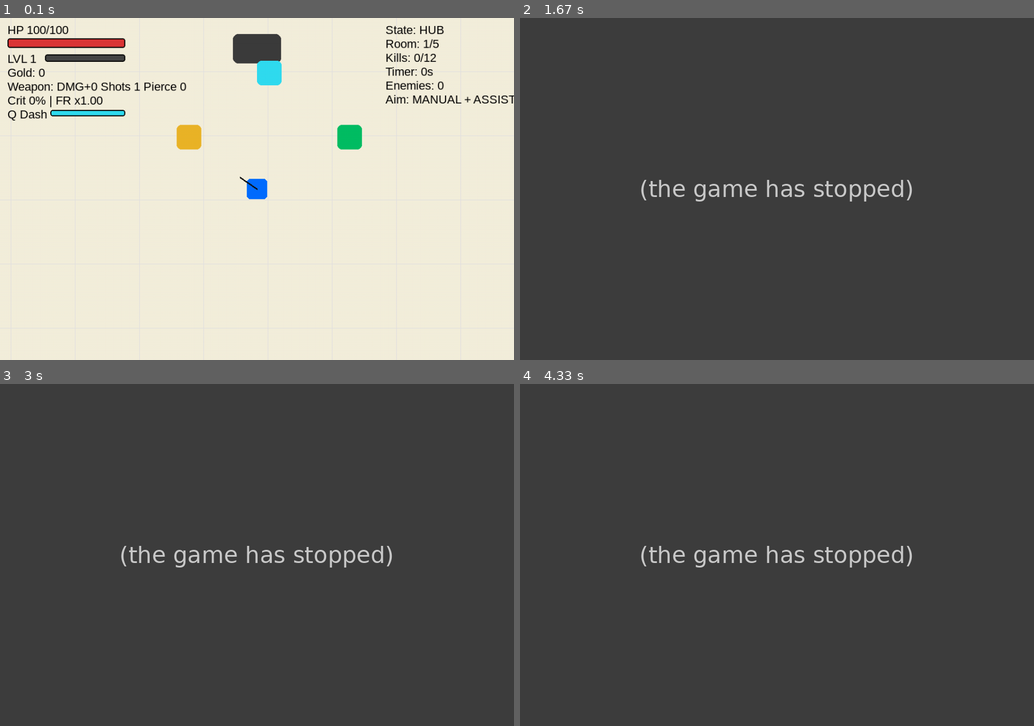
Above: before the commit, frames 1-4 (two rows, left to right).
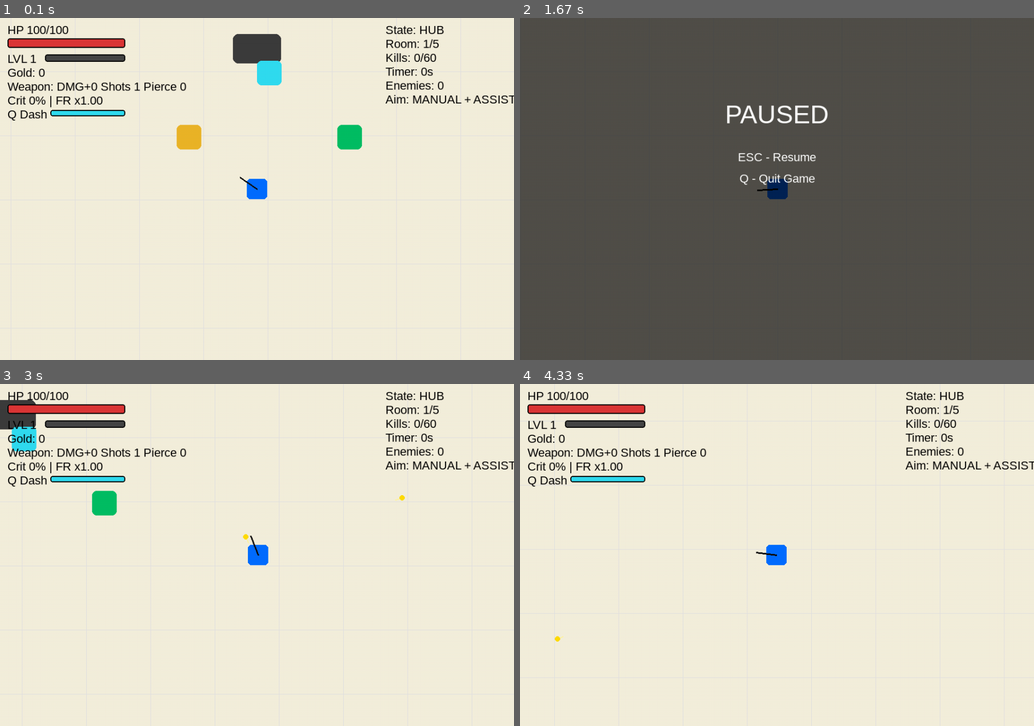
Above: after the commit, the same moments.

Repository: moony86/pygame_rpg_v5_perks_boss
Game: pygame game, started from main.py
The game is run twice, just before and just after one commit, with the same random seed, the same clock (stepped at 60 frames per second) and the same inputs.
Inputs (mouse positions are in pixels of both pictures, inside the frame that each line leads up to):
- Up to frame 1 (0.1 s): no input
- Up to frame 2 (1.67 s): press the mouse at (941, 178) at 0.37 s; move the mouse to (859, 195) at 0.47 s; release the mouse at (777, 209) at 0.6 s; hold - 0.67-1.13 s; hold D 0.67-1.13 s; click (638, 199) at 0.75 s; hold Esc from 1.22 s (still down); hold D from 1.22 s (still down); click (597, 288) at 1.3 s
- Up to frame 3 (3 s): release Esc at 1.68 s; release D at 1.68 s; hold Esc 1.77-2.23 s; hold D 1.77-2.23 s; hold = 2.32-2.78 s; hold D 2.32-2.78 s; click (359, 527) at 2.4 s; hold D from 2.87 s (still down); click (215, 445) at 2.95 s
- Up to frame 4 (4.33 s): release D at 3.33 s; hold W 3.42-3.72 s; click (622, 438) at 3.5 s; hold D 3.75-4.22 s; click (581, 650) at 3.83 s; hold A from 4.25 s (still down); move the mouse to (638, 537) at 4.28 s

The runs differ from the first frame. In frame 1, less than 0.1% of the frame differs, in the area x 82-85%, y 10-13%; in frame 2, 1.9%; in frame 3, 99%; in frame 4, 99%, in the area x 0-100%, y 0-100%.
Before the commit the program exited at 1.22 s; later frames show no game.

Commit message:
feat: implement audio system and event-driven architecture, add game sound assets

Diff:
--- /dev/null
+++ b/Audio Upgrade TODO.txt
@@ -0,0 +1,47 @@
+Audio Upgrade TODO
+
+[ ] 1. Event System
+    - إنشاء systems/event_system.py
+    - إضافة emit(event_name, data)
+    - إضافة subscribe(event_name, handler)
+    - الهدف: أي شيء يحصل في اللعبة يرسل حدث بدل ما نستدعي الصوت يدوياً من كل مكان.
+
+[ ] 2. Audio Manager خارجي
+    - تعديل/استبدال systems/audio_system.py
+    - تحميل ملفات wav/ogg من assets/sounds
+    - عدم كسر اللعبة لو ملف صوت ناقص
+    - دعم play("shoot") و play_music("combat")
+
+[ ] 3. Assets Folder
+    - إنشاء:
+      assets/
+        sounds/
+        music/
+    - وضع ملفات الصوت داخلها لاحقاً.
+
+[ ] 4. Sounds WAV/OGG
+    - shoot.wav
+    - hit.wav
+    - enemy_death.wav
+    - dash.wav
+    - level_up.wav
+    - room_clear.wav
+    - boss_spawn.wav
+    - boss_phase.wav
+    - menu_select.wav
+    - hub.ogg
+    - combat.ogg
+    - boss.ogg
+
+[ ] 5. ربط الأصوات بالأحداث
+    - enemy_hit -> hit.wav
+    - enemy_killed -> enemy_death.wav
+    - player_shoot -> shoot.wav
+    - player_dash -> dash.wav
+    - level_up -> level_up.wav
+    - room_cleared -> room_clear.wav
+    - boss_spawned -> boss_spawn.wav
+    - boss_phase_changed -> boss_phase.wav
+    - state_changed_to_hub -> hub music
+    - state_changed_to_room -> combat music
+    - state_changed_to_boss -> boss music
--- /dev/null
+++ b/config.py
@@ -0,0 +1,22 @@
+CONFIG = {
+    "master_volume": 0.7,
+    "sfx_volume": 0.7,
+    "music_volume": 0.45,
+    "sfx_enabled": True,
+    "music_enabled": True,
+    "show_fps": True,
+    "screen_shake": True,
+    "aim_assist": True,
+
+    "sound_volumes": {
+        "shoot": 0.22,
+        "hit": 0.45,
+        "enemy_death": 0.55,
+        "dash": 0.45,
+        "level_up": 0.65,
+        "room_clear": 0.65,
+        "boss_spawn": 0.75,
+        "boss_phase": 0.75,
+        "menu_select": 0.35,
+    },
+}
--- a/game.py
+++ b/game.py
@@ -24,6 +24,7 @@
     draw_shop_hint,
     draw_perk_select,
     draw_room_banner,
+    draw_pause_menu,
 )
 from systems.collision_system import CollisionSystem
 from systems.world_utils import (
@@ -35,6 +36,8 @@
 from systems.shooting_system import ShootingSystem
 from systems.boss_attack_system import BossAttackSystem
 from systems.scene_system import enter_hub, enter_room, enter_boss
+from systems.event_system import EventSystem
+from config import CONFIG
 from data.dialogues import DIALOGUES
 
 
@@ -42,7 +45,10 @@
     def __init__(self):
         pygame.init()
         pygame.display.set_caption("Blue Cube v5")
-        self.screen = pygame.display.set_mode((SCREEN_WIDTH, SCREEN_HEIGHT))
+        self.screen = pygame.display.set_mode(
+            (SCREEN_WIDTH, SCREEN_HEIGHT),
+            pygame.RESIZABLE
+        )
         self.clock = pygame.time.Clock()
 
         self.font = pygame.font.SysFont("Arial", 22)
@@ -62,6 +68,12 @@
         self.effects = EffectsSystem()
         self.audio = AudioSystem()
         self.collision = CollisionSystem()
+        self.events = EventSystem()
+        self.shooting = ShootingSystem()
+        self.boss_attacks = BossAttackSystem()
+
+        self.setup_event_listeners()
+
 
         self.npcs = []
         self.portal_rect = pygame.Rect(MAP_SIZE // 2 - 45, MAP_SIZE // 2 - 170, 90, 55)
@@ -72,13 +84,24 @@
         self.room_number = 1
         self.room_kills = 0
         self.total_kills = 0
-        self.shooting = ShootingSystem()
         self.message = ""
 
         self.reset_run()
 
-        self.boss_attacks = BossAttackSystem()
-
+
+    def setup_event_listeners(self):
+        self.events.subscribe("player_shoot", lambda data: self.audio.play("shoot"))
+        self.events.subscribe("player_dash", lambda data: self.audio.play("dash"))
+        self.events.subscribe("enemy_hit", lambda data: self.audio.play("hit"))
+        self.events.subscribe("enemy_killed", lambda data: self.audio.play("enemy_death"))
+        self.events.subscribe("level_up", lambda data: self.audio.play("level_up"))
+        self.events.subscribe("room_cleared", lambda data: self.audio.play("room_clear"))
+        self.events.subscribe("boss_spawned", lambda data: self.audio.play("boss_spawn"))
+        self.events.subscribe("boss_phase_changed", lambda data: self.audio.play("boss_phase"))
+
+        self.events.subscribe("state_hub", lambda data: self.audio.play_music("hub.ogg"))
+        self.events.subscribe("state_room", lambda data: self.audio.play_music("combat.ogg"))
+        self.events.subscribe("state_boss", lambda data: self.audio.play_music("boss.ogg"))
 
     def reset_run(self):
         self.player.reset()
@@ -88,6 +111,7 @@
         self.message = ""
         self.effects.reset()
         enter_hub(self)
+        self.events.emit("run_started")
 
     def open_perk_select_if_needed(self):
         if self.player.pending_level_ups > 0 and self.state in (GameState.HUB, GameState.ROOM, GameState.BOSS):
@@ -103,12 +127,38 @@
 
             if event.type == pygame.KEYDOWN:
                 if event.key == pygame.K_ESCAPE:
-                    self.quit()
+                    if self.state in (GameState.ROOM, GameState.BOSS, GameState.HUB):
+                        self.previous_state = self.state
+                        self.state = GameState.PAUSED
+                    elif self.state == GameState.PAUSED:
+                        self.state = self.previous_state
+                    else:
+                        self.quit()
 
                 if self.state == GameState.MENU:
                     if event.key == pygame.K_RETURN:
                         self.reset_run()
                         self.state = GameState.HUB
+
+                elif self.state == GameState.PAUSED:
+                    if event.key == pygame.K_q:
+                        self.quit()
+
+                elif event.key == pygame.K_LEFTBRACKET:
+                    CONFIG["music_volume"] = max(0.0, CONFIG["music_volume"] - 0.05)
+                    self.audio.apply_volumes()
+
+                elif event.key == pygame.K_RIGHTBRACKET:
+                    CONFIG["music_volume"] = min(1.0, CONFIG["music_volume"] + 0.05)
+                    self.audio.apply_volumes()
+
+                elif event.key == pygame.K_MINUS:
+                    CONFIG["sfx_volume"] = max(0.0, CONFIG["sfx_volume"] - 0.05)
+                    self.audio.apply_volumes()
+
+                elif event.key == pygame.K_EQUALS:
+                    CONFIG["sfx_volume"] = min(1.0, CONFIG["sfx_volume"] + 0.05)
+                    self.audio.apply_volumes()
 
                 elif self.state in (GameState.GAME_OVER, GameState.WIN):
                     if event.key == pygame.K_RETURN:
@@ -169,7 +219,11 @@
         self.player.update(dt, self.collision.get_colliders())
 
         if pygame.mouse.get_pressed()[0]:
-            self.shooting.try_shoot(self.player, self.projectiles, self.audio)
+            did_shoot = self.shooting.try_shoot(self.player, self.projectiles, self.audio)
+            if did_shoot:
+                self.events.emit("player_shoot", {
+                    "player": self.player
+                })
 
         if self.state == GameState.ROOM:
             self.rooms.update(dt)
@@ -298,6 +352,16 @@
 
             self.dialogue.draw(self.screen)
 
+        elif self.state == GameState.PAUSED:
+            draw_world_background(
+                self.screen,
+                self.camera,
+                hub=self.previous_state == GameState.HUB,
+                room_type=self.rooms.room_type,
+            )
+            self.player.draw(self.screen, self.camera)
+            draw_pause_menu(self.screen, self.big_font, self.font)
+
         elif self.state == GameState.GAME_OVER:
             draw_end_screen(self.screen, self.big_font, self.font, "GAME OVER", f"Rooms reached: {self.room_number} | Total kills: {self.total_kills}")
 
--- a/settings.py
+++ b/settings.py
@@ -40,16 +40,16 @@
 JUMPER_ATTACK_COOLDOWN = 3.1
 JUMPER_DAMAGE = 18
 
-BOSS_HEALTH = 900
-BOSS_SPEED = 78
-BOSS_DAMAGE = 18
-BOSS_XP_REWARD = 240
-BOSS_GOLD_REWARD = 90
+BOSS_HEALTH = 1800
+BOSS_SPEED = 156
+BOSS_DAMAGE = 36
+BOSS_XP_REWARD = 480
+BOSS_GOLD_REWARD = 180
 
 INTERACTION_DISTANCE = 95
 ROOMS_TO_BOSS = 5
-ROOM_KILLS_REQUIRED = 12
-SURVIVAL_ROOM_TIME = 35
+ROOM_KILLS_REQUIRED = 60
+SURVIVAL_ROOM_TIME = 60
 CURSE_REWARD_MULTIPLIER = 2
 
 SPAWN_INTERVAL_START = 1.45
--- a/systems/audio_system.py
+++ b/systems/audio_system.py
@@ -1,50 +1,108 @@
-import math
+from pathlib import Path
 import pygame
+
+from config import CONFIG
 
 
 class AudioSystem:
     def __init__(self):
         self.enabled = False
         self.sounds = {}
+        self.current_music = None
+
+        self.sounds_path = Path("assets/sounds")
+        self.music_path = Path("assets/music")
+
         try:
-            pygame.mixer.init(frequency=22050, size=-16, channels=1, buffer=512)
-            import numpy as np
-            self.np = np
+            pygame.mixer.init()
             self.enabled = True
-            self._build_sounds()
-        except Exception:
-            self.enabled = False
+        except Exception as error:
+            print(f"[Audio] Disabled: {error}")
+            return
 
-    def _tone(self, freq=440, duration=0.08, volume=0.25, wave="sine"):
-        np = self.np
-        sample_rate = 22050
-        t = np.linspace(0, duration, int(sample_rate * duration), False)
+        self.load_sounds()
 
-        if wave == "square":
-            audio = np.sign(np.sin(2 * np.pi * freq * t))
-        elif wave == "noise":
-            audio = np.random.uniform(-1, 1, len(t))
-        else:
-            audio = np.sin(2 * np.pi * freq * t)
+    def load_sounds(self):
+        sound_files = {
+            "shoot": "shoot.wav",
+            "hit": "hit.wav",
+            "enemy_death": "enemy_death.wav",
+            "dash": "dash.wav",
+            "level_up": "level_up.wav",
+            "room_clear": "room_clear.wav",
+            "boss_spawn": "boss_spawn.wav",
+            "boss_phase": "boss_phase.wav",
+            "menu_select": "menu_select.wav",
+        }
 
-        envelope = np.linspace(1, 0, len(t))
-        audio = audio * envelope * volume
-        arr = (audio * 32767).astype(np.int16)
-        return pygame.sndarray.make_sound(arr)
+        for name, filename in sound_files.items():
+            path = self.sounds_path / filename
 
-    def _build_sounds(self):
-        self.sounds["shoot"] = self._tone(720, 0.045, 0.18, "square")
-        self.sounds["hit"] = self._tone(210, 0.05, 0.20, "noise")
-        self.sounds["death"] = self._tone(120, 0.12, 0.25, "square")
-        self.sounds["level"] = self._tone(880, 0.18, 0.25, "sine")
-        self.sounds["room"] = self._tone(520, 0.25, 0.22, "sine")
-        self.sounds["boss"] = self._tone(90, 0.35, 0.35, "square")
-        self.sounds["dash"] = self._tone(480, 0.09, 0.22, "noise")
-        self.sounds["select"] = self._tone(620, 0.06, 0.18, "sine")
+            if not path.exists():
+                print(f"[Audio] Missing sound: {path}")
+                continue
+
+            try:
+                sound = pygame.mixer.Sound(str(path))
+                volume = CONFIG["master_volume"] * CONFIG["sfx_volume"] * CONFIG["sound_volumes"].get(name, 1.0)
+                sound.set_volume(volume)
+                self.sounds[name] = sound
+            except Exception as error:
+                print(f"[Audio] Failed loading {path}: {error}")
 
     def play(self, name):
         if not self.enabled:
             return
-        snd = self.sounds.get(name)
-        if snd:
-            snd.play()
+
+        if not CONFIG["sfx_enabled"]:
+            return
+
+        sound = self.sounds.get(name)
+
+        if sound:
+            sound.play()
+
+    def play_music(self, name, loops=-1):
+        if not self.enabled:
+            return
+
+        if not CONFIG["music_enabled"]:
+            return
+
+        if self.current_music == name:
+            return
+
+        path = self.music_path / name
+
+        if not path.exists():
+            print(f"[Audio] Missing music: {path}")
+            return
+
+        try:
+            pygame.mixer.music.load(str(path))
+            pygame.mixer.music.set_volume(CONFIG["music_volume"])
+            pygame.mixer.music.play(loops)
+            self.current_music = name
+        except Exception as error:
+            print(f"[Audio] Failed playing music {path}: {error}")
+
+    def stop_music(self):
+        if not self.enabled:
+            return
+
+        pygame.mixer.music.stop()
+        self.current_music = None
+
+    def apply_volumes(self):
+        for name, sound in self.sounds.items():
+            volume = (
+                CONFIG["master_volume"]
+                * CONFIG["sfx_volume"]
+                * CONFIG["sound_volumes"].get(name, 1.0)
+            )
+            sound.set_volume(volume)
+
+        if self.enabled:
+            pygame.mixer.music.set_volume(
+                CONFIG["master_volume"] * CONFIG["music_volume"]
+            )
--- /dev/null
+++ b/systems/event_system.py
@@ -0,0 +1,21 @@
+class EventSystem:
+    def __init__(self):
+        self.listeners = {}
+
+    def subscribe(self, event_name, handler):
+        if event_name not in self.listeners:
+            self.listeners[event_name] = []
+
+        self.listeners[event_name].append(handler)
+
+    def emit(self, event_name, data=None):
+        if data is None:
+            data = {}
+
+        handlers = self.listeners.get(event_name, [])
+
+        for handler in handlers:
+            handler(data)
+
+    def clear(self):
+        self.listeners.clear()
--- a/systems/scene_system.py
+++ b/systems/scene_system.py
@@ -21,6 +21,7 @@
     game.enemies.clear()
     game.projectiles.clear()
     game.enemy_bullets.clear()
+    game.events.emit("state_hub")
 
     game.npcs = [
         NPC(MAP_SIZE // 2 - 150, MAP_SIZE // 2, "Blacksmith", "blacksmith", "blacksmith_intro"),
@@ -43,6 +44,7 @@
     game.projectiles.clear()
     game.enemy_bullets.clear()
     game.room_kills = 0
+    game.events.emit("state_room")
 
     room_type = game.rooms.choose_next_room(game.room_number)
     game.spawn.reset(game.room_number, room_type)
@@ -73,6 +75,8 @@
     game.enemies.clear()
     game.projectiles.clear()
     game.enemy_bullets.clear()
+    game.events.emit("state_boss")
+    game.events.emit("boss_spawned")
 
     boss = Enemy(
         MAP_SIZE // 2,
--- a/systems/ui.py
+++ b/systems/ui.py
@@ -108,3 +108,13 @@
 
     draw_text(surface, big_font, title, SCREEN_WIDTH // 2, 220, color, center=True)
     draw_text(surface, font, message, SCREEN_WIDTH // 2, 270, WHITE, center=True)
+
+
+def draw_pause_menu(surface, big_font, font):
+    overlay = pygame.Surface((SCREEN_WIDTH, SCREEN_HEIGHT), pygame.SRCALPHA)
+    overlay.fill((0, 0, 0, 170))
+    surface.blit(overlay, (0, 0))
+
+    draw_text(surface, big_font, "PAUSED", SCREEN_WIDTH // 2, 180, WHITE, center=True)
+    draw_text(surface, font, "ESC - Resume", SCREEN_WIDTH // 2, 260, WHITE, center=True)
+    draw_text(surface, font, "Q - Quit Game", SCREEN_WIDTH // 2, 300, WHITE, center=True)
Not shown, changed: .gitignore
Not shown, added: assets/music/boss.ogg
Not shown, added: assets/music/combat.ogg
Not shown, added: assets/music/hub.ogg
Not shown, added: assets/sounds/16. Battle Theme III (intro).ogg
Not shown, added: assets/sounds/16. Battle Theme III (loop).ogg
Not shown, added: assets/sounds/GUNPis_Pistol Fire Longer Tail_05.wav
Not shown, added: assets/sounds/LASRGun_Classic Blaster A Fire_03.wav
Not shown, added: assets/sounds/boss_phase.wav
Not shown, added: assets/sounds/boss_spawn.wav
Not shown, added: assets/sounds/dash.wav
Not shown, added: assets/sounds/enemy_death.wav
(and 6 more such lines)
